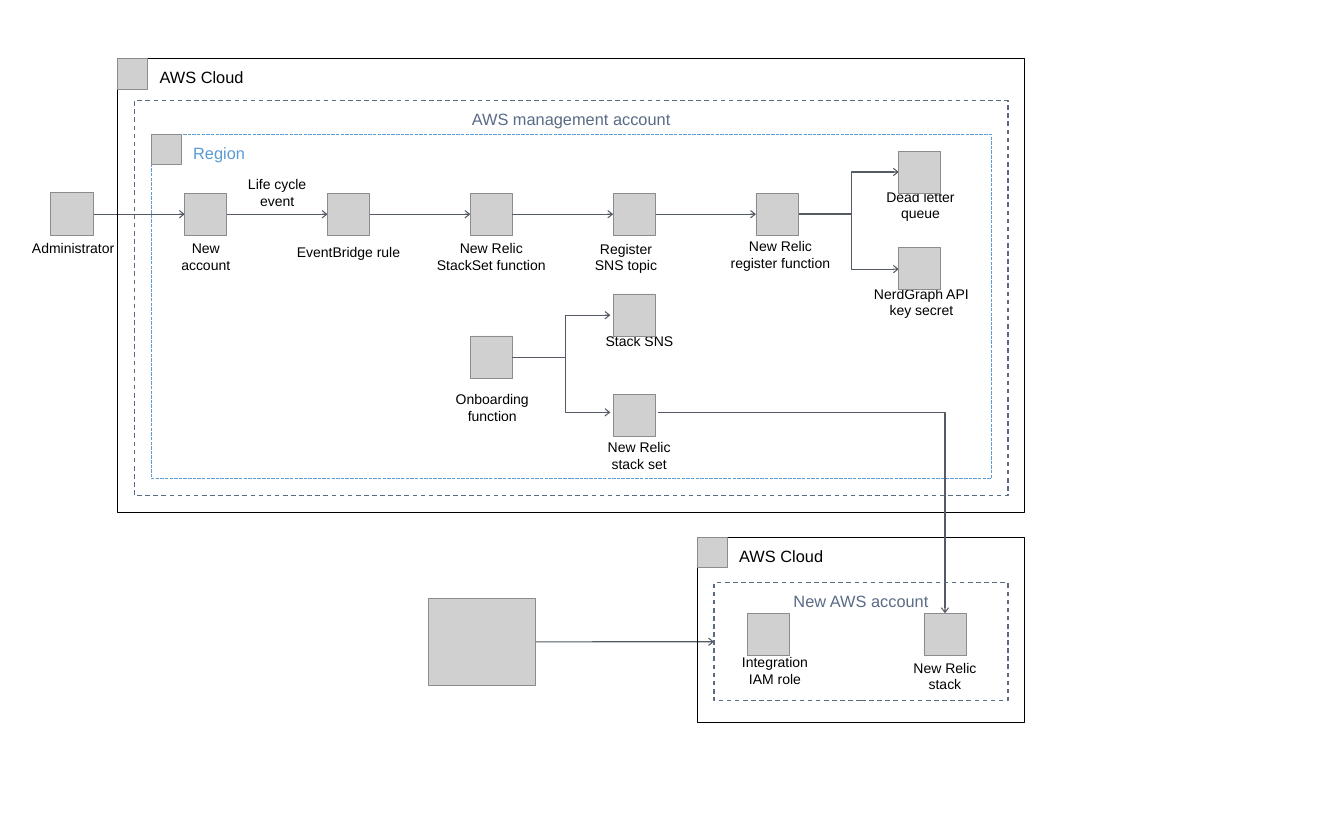
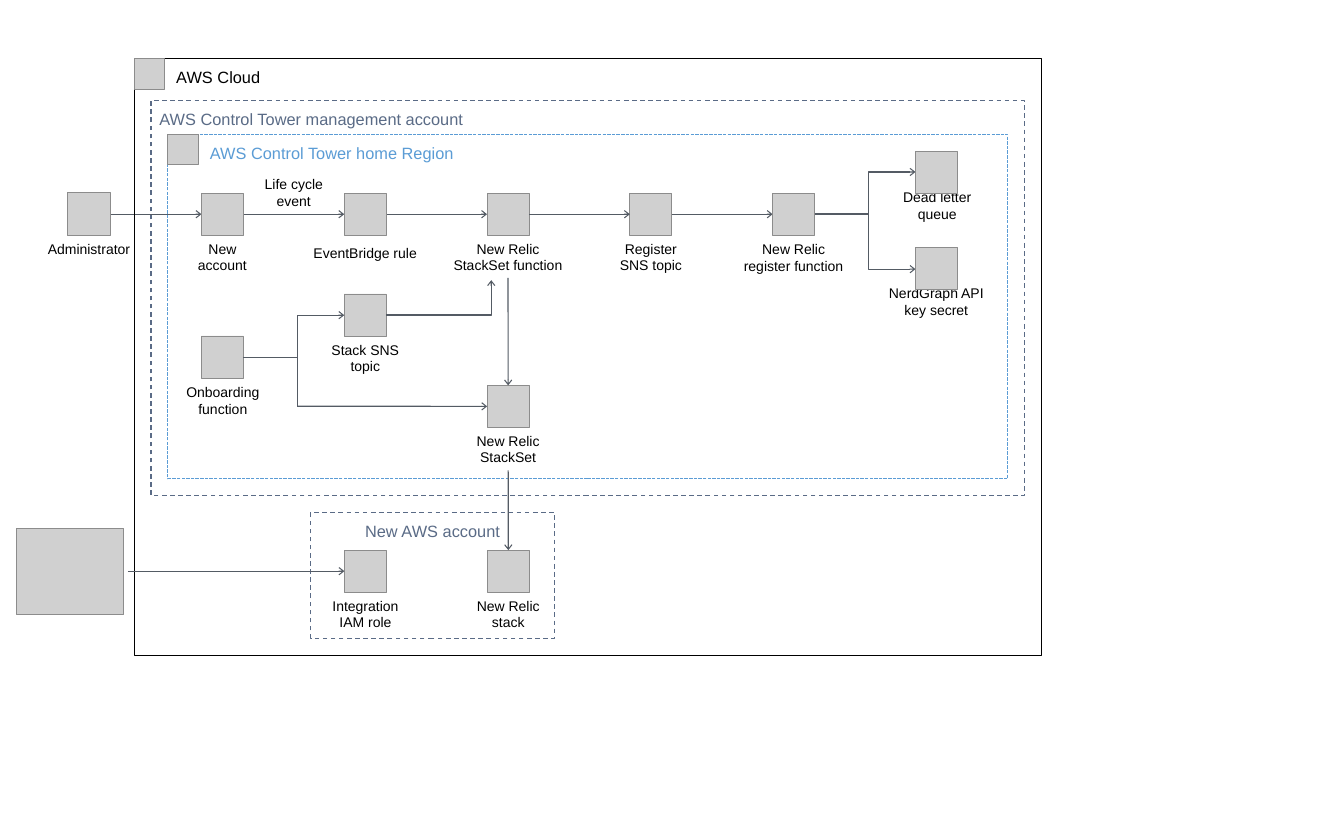
Before and after one commit to SuruchiSaboo/quickstart-ct-newrelic-one, a slide deck: slide 1 of docs/images/new-relic-one-architecture-diagram.pptx. Drawn at 1344x840 pixels with LibreOffice and Linux fonts; fonts in the diff are those of the drawing; grey boxes stand for pictures. Boxes give left, top, right and bottom in pixels: in the first picture for what was removed or moved away, otherwise in the second. Text is boxed around its words. In the diff, an @@ line names an element or a change of style, - is before the commit and + after.

```diff
--- a/docs/images/new-relic-one-architecture-diagram.pptx
+++ b/docs/images/new-relic-one-architecture-diagram.pptx
@@ rectangle "AWS Cloud": place and size @@
-rectangle "AWS Cloud" at (118, 59, 1025, 512)
+rectangle "AWS Cloud" at (134, 59, 1042, 655)
@@ text in rectangle at (159, 113, 463, 129): text changed @@
-AWS management account
+AWS Control Tower management account
@@ 10 pictures, 7 texts, 5 arrows, 2 rectangles, 1 freeform shape, 1 line: place and size @@
-10 pictures, 7 texts, 5 arrows, 2 rectangles, 1 freeform shape, 1 line at (32, 59, 1008, 496)
+10 pictures, 7 texts, 5 arrows, 2 rectangles, 1 freeform shape, 1 line at (48, 59, 1025, 496)
@@ text in rectangle at (210, 147, 454, 162): text changed @@
-Region
+AWS Control Tower home Region
@@ text "New Relic StackSet function": place and size @@
-text "New Relic StackSet function" at (437, 243, 546, 270)
+text "New Relic StackSet function" at (454, 244, 562, 270)
@@ text "Register SNS topic": place and size @@
-text "Register SNS topic" at (595, 244, 658, 273)
+text "Register SNS topic" at (620, 244, 682, 273)
@@ freeform shape added at (386, 281, 491, 315), outline #545B64 1 pt @@
@@ arrow added from (508, 278) to (508, 386), #545B64 1 pt @@
@@ freeform shape: place and size @@
-freeform shape at (566, 315, 611, 412)
+freeform shape at (297, 315, 344, 406)
@@ 2 pictures, 1 line: place and size @@
-2 pictures, 1 line at (470, 294, 655, 378)
+2 pictures, 1 line at (202, 294, 386, 378)
@@ text at (331, 345, 399, 374): text changed @@
-Stack SNS
+Stack SNS topic
@@ text "Onboarding function": place and size @@
-text "Onboarding function" at (456, 394, 529, 421)
+text "Onboarding function" at (186, 387, 259, 414)
@@ picture: place and size @@
-picture at (613, 395, 655, 437)
+picture at (487, 386, 529, 428)
@@ arrow moved from (535, 642) - (714, 642) to (297, 407) - (487, 407) @@
@@ freeform shape removed at (658, 413, 945, 614) @@
@@ text at (477, 436, 539, 462): text changed @@
-New Relic stack set
+New Relic StackSet
@@ arrow added from (508, 470) to (508, 550), #545B64 1 pt @@
@@ picture: place and size @@
-picture at (428, 598, 535, 685)
+picture at (17, 528, 123, 615)
@@ rectangle "New AWS account": place and size @@
-rectangle "New AWS account" at (714, 583, 1008, 701)
+rectangle "New AWS account" at (311, 512, 554, 638)
@@ rectangle removed at (697, 538, 1025, 722) @@
-AWS Cloud
@@ picture removed at (697, 538, 727, 568) @@
@@ picture: place and size @@
-picture at (748, 613, 790, 655)
+picture at (344, 550, 386, 592)
@@ picture: place and size @@
-picture at (924, 613, 966, 655)
+picture at (487, 550, 529, 592)
@@ arrow added from (128, 571) to (344, 571), #545B64 1 pt @@
@@ text "Integration IAM role": place and size @@
-text "Integration IAM role" at (742, 657, 808, 684)
+text "Integration IAM role" at (332, 601, 398, 627)
@@ text "New Relic stack": place and size @@
-text "New Relic stack" at (913, 663, 976, 689)
+text "New Relic stack" at (477, 601, 540, 627)
```
Also in this commit, not shown: 2 other files.
